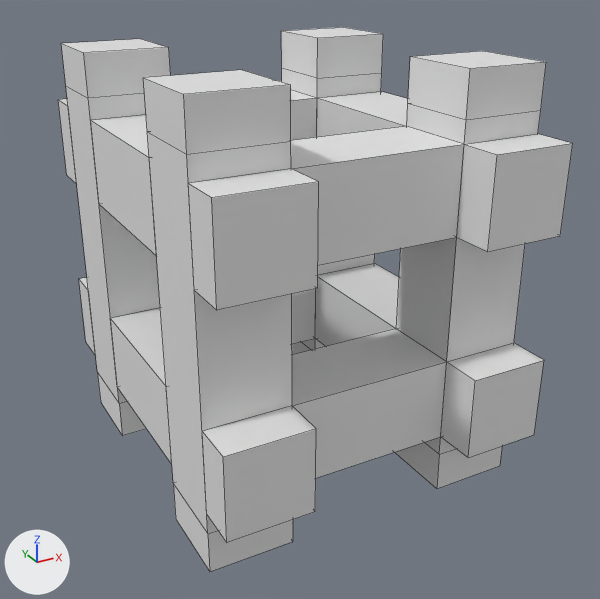
One commit to the OBJ model src/main/resources/assets/tc/models/bridge_block.obj: the scene before it, then after it.
The view is the same before and after, from a camera (50 mm lens) standing at (-0.903, -1.711, 1.241) and looking at (0.011, -0.05, 0.411). Arrows for +X, +Y and +Z are at lower left; the lights stay in place. Mesh edges are drawn as thin lines. Where no turn or scale is listed for an object, it has been applied to the vertices. Vertices at the same position are counted once.

The first picture shows 'bridge_block'.
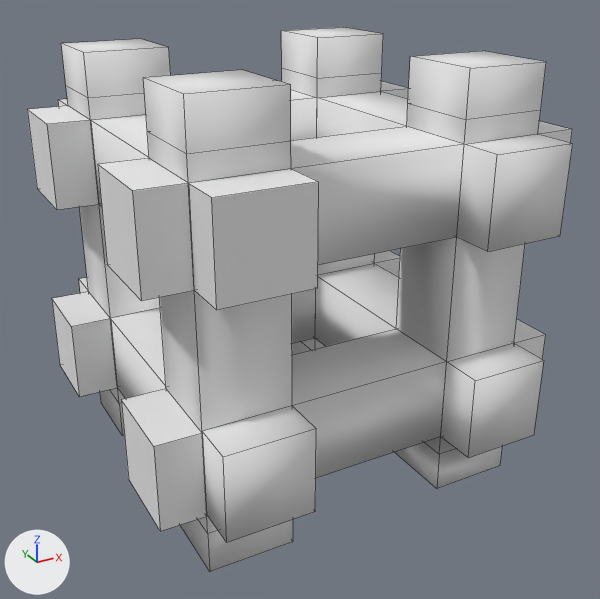
Where the change shows, as pixel boxes (x1, y1, x2, y2) in the pictures (600 x 599 px):
'bridge_block', reshaped (6% wider)
    before: (58, 27, 573, 571)
    after: (27, 27, 573, 571)
part 1 of me_bridge_block, built on
    before: (189, 169, 318, 310)
    after: (27, 81, 572, 531)

What changed in the scene script:
```text
Add mat_default:
    mat_default = principled_material('Default')
    mat_default.base_color = (0.8, 0.8, 0.8)  # white #e7e7e7
    mat_default.roughness = 1.0
Change me_bridge_block:
    used by ob_bridge_block; location = (0.0, 0.0, 0.0)
    remove me_bridge_block.from_pydata(...)  # 160 vertices, 136 faces; spans x -0.4..0.4, y -0.5..0.5, z 0.0..1.0
    add me_bridge_block.from_pydata(...)  # 224 vertices, 176 faces; spans x -0.501..0.501, y -0.5..0.5, z 0.0..1.0
    me_bridge_block part 1
    2 faces are deleted
    33 vertices are added at x -0.501..0.5, y -0.401..0.401, z 0.146..0.85
    31 new vertices lie (0.001, 0.0, 0.2) away from vertices in x -0.501..0.5, y -0.401..0.401, z 0.146..0.651
    42 new faces join them
    me_bridge_block part 2: the surface is now shaded smooth
    add me_bridge_block.materials.append(mat_default)  # white #e7e7e7
```
